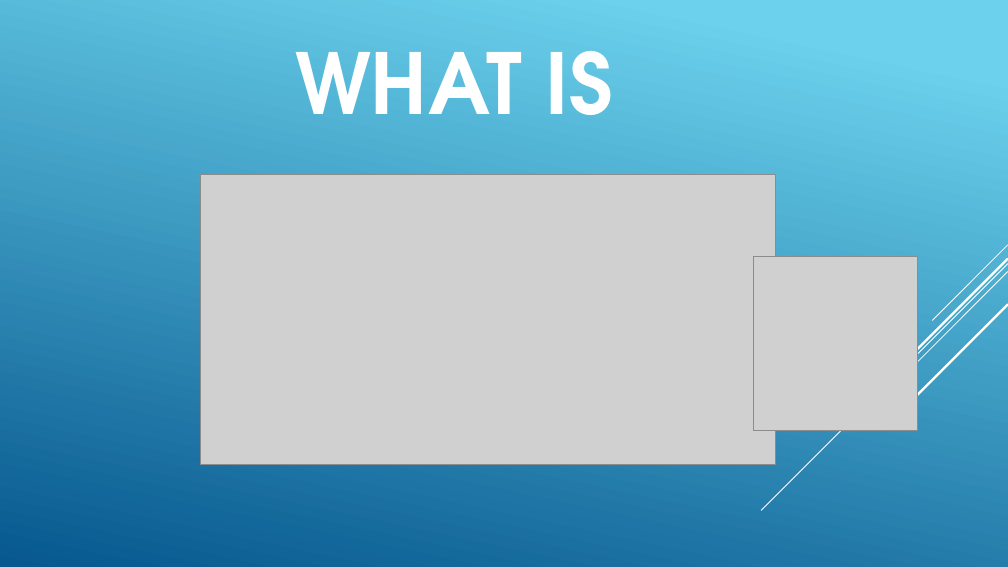
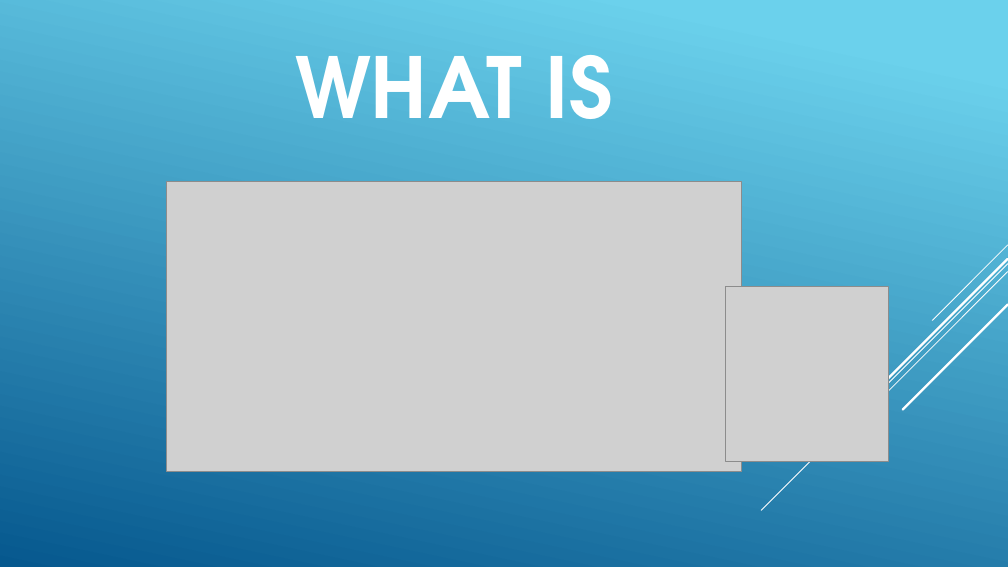
Before and after one commit to AndreDonchenko/GoIt1, a slide deck: slide 2 of Anagram.pptx. Drawn at 1008x567 pixels with LibreOffice and Linux fonts; fonts in the diff are those of the drawing; grey boxes stand for pictures. Boxes give left, top, right and bottom in pixels: in the first picture for what was removed or moved away, otherwise in the second. Text is boxed around its words. In the diff, an @@ line names an element or a change of style, - is before the commit and + after.

```diff
--- a/Anagram.pptx
+++ b/Anagram.pptx
@@ title "WHAT IS": place and size @@
-title "WHAT IS" at [295, 51, 613, 115]
+title "WHAT IS" at [295, 55, 613, 119]
@@ picture: place and size @@
-picture at [201, 175, 776, 465]
+picture at [167, 181, 742, 472]
@@ picture: place and size @@
-picture at [754, 256, 917, 431]
+picture at [725, 287, 889, 461]
```
Also in this commit, not shown: 2 other slides changed, 1 slide added, 1 slide removed.
